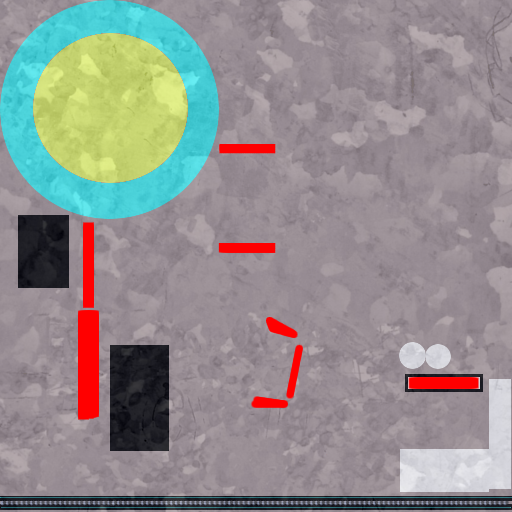
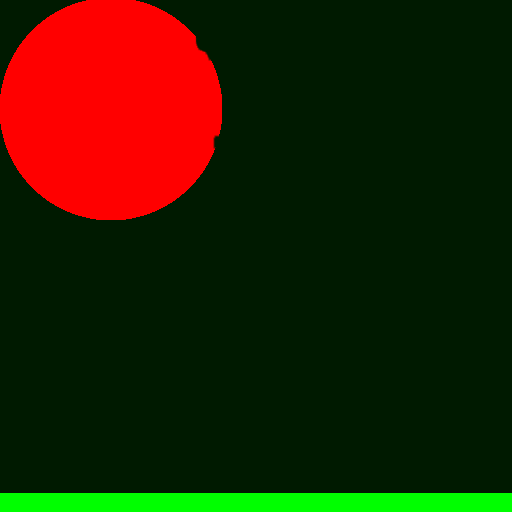
Layer changes from the first 512×512 image to the second:
added layer "tex2" above "shine" over (0, 0, 512, 512)
added layer "shine" (10%) above "black" over (0, 0, 512, 512)
added layer "black" above "teamcolor" over (0, 0, 512, 512)
